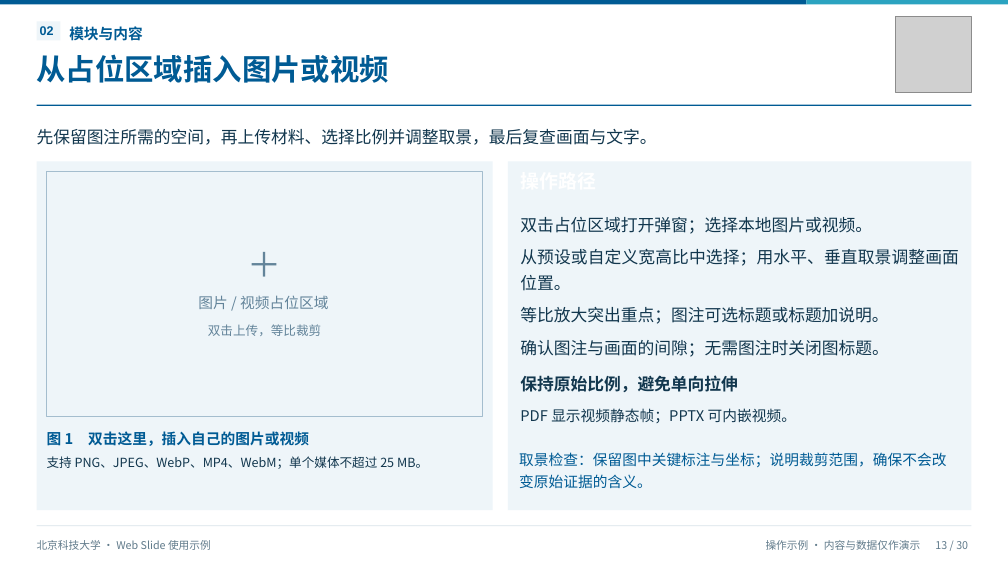
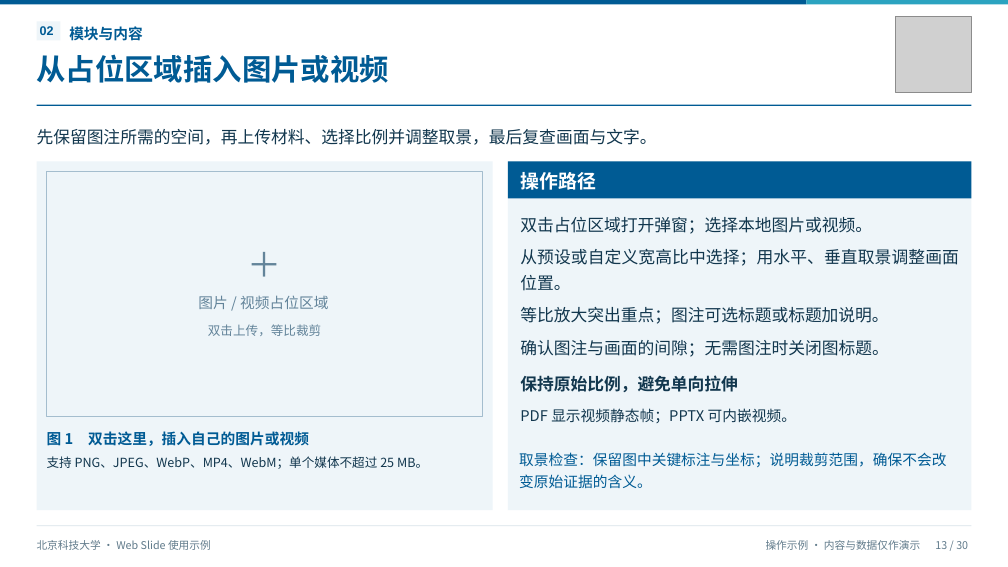
Before and after one commit to lbsun1999/html2ppt-web-slide, a slide deck: slide 13 of output/北京科技大学_WebSlide科研汇报示例.pptx. Drawn at 1008x567 pixels with LibreOffice and Linux fonts; fonts in the diff are those of the drawing; grey boxes stand for pictures. Boxes give left, top, right and bottom in pixels: in the first picture for what was removed or moved away, otherwise in the second. Text is boxed around its words. In the diff, an @@ line names an element or a change of style, - is before the commit and + after.

Commit message:
feat: modularize profile and plan editing and fix PPTX text export

```diff
--- a/output/北京科技大学_WebSlide科研汇报示例.pptx
+++ b/output/北京科技大学_WebSlide科研汇报示例.pptx
@@ rectangle added at [508, 161, 972, 198], fill #005B94 @@
@@ text added at [520, 172, 596, 190], 18 pt, text #FFFFFF, bold @@
+操作路径
```
Also in this commit, not shown: 18 other slides changed, 54 other files.
